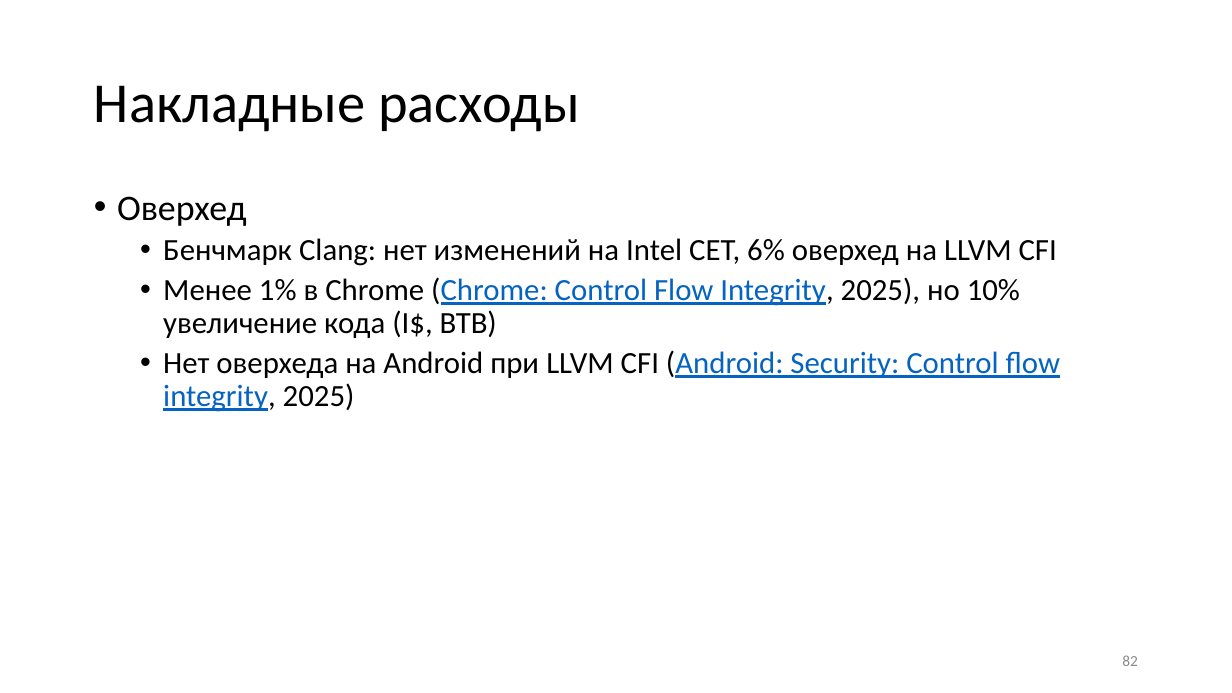
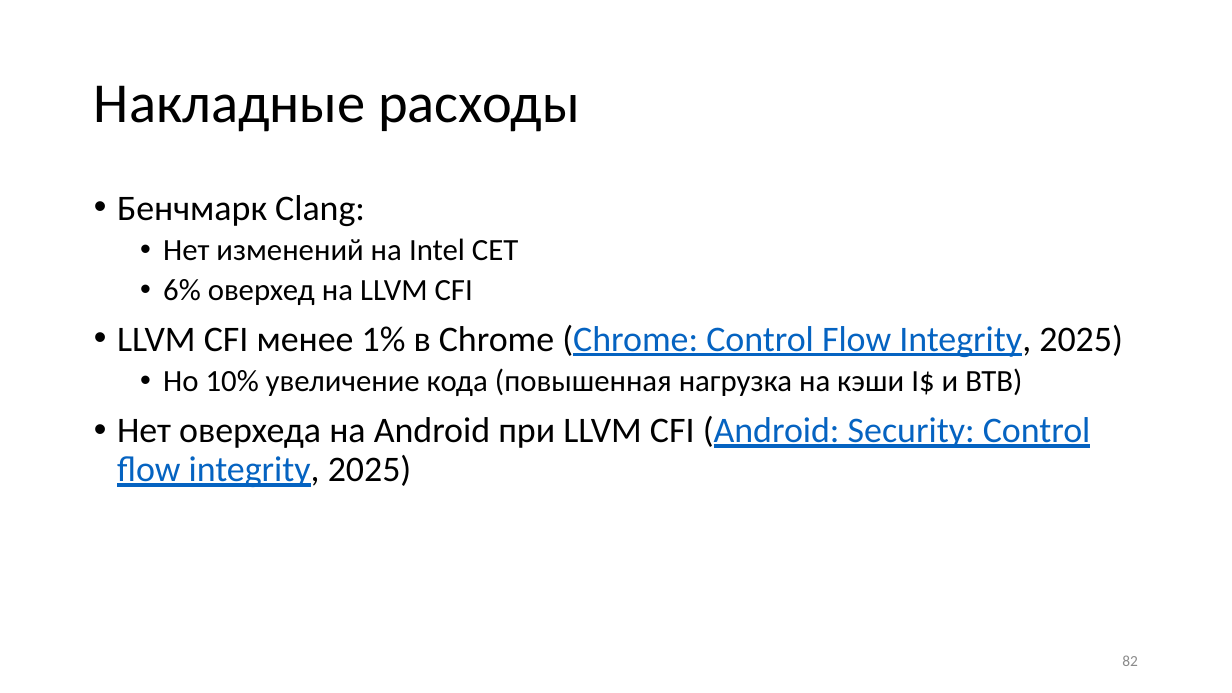
Before and after one commit to yugr/slides, a slide deck: slide 82 of CppZeroCost/2025/RU.pptx. Drawn at 1232x693 pixels with LibreOffice and Linux fonts; fonts in the diff are those of the drawing. Boxes give left, top, right and bottom in pixels: in the first picture for what was removed or moved away, otherwise in the second. Text is boxed around its words. In the diff, an @@ line names an element or a change of style, - is before the commit and + after.

```diff
--- a/CppZeroCost/2025/RU.pptx
+++ b/CppZeroCost/2025/RU.pptx
@@ text at box(117, 195, 1123, 396): text changed @@
-• Оверхед
-  • Бенчмарк Clang: нет изменений на Intel CET, 6% оверхед на LLVM CFI
-  • Менее 1% в Chrome (Chrome: Control Flow Integrity, 2025), но 10% увеличение кода (I$, BTB)
+• Бенчмарк Clang:
+  • Нет изменений на Intel CET
+  • 6% оверхед на LLVM CFI
+• LLVM CFI менее 1% в Chrome (Chrome: Control Flow Integrity, 2025)
+  • Но 10% увеличение кода (повышенная нагрузка на кэши I$ и BTB)
@@ text at box(117, 416, 1091, 487): size 24 to 28 pt in "Нет оверхеда на Android при LLVM CFI ..."; list level 2 to 1 in "Нет оверхеда на Android при ..." @@
```
Also in this commit, not shown: 32 other slides changed, 3 other files.
